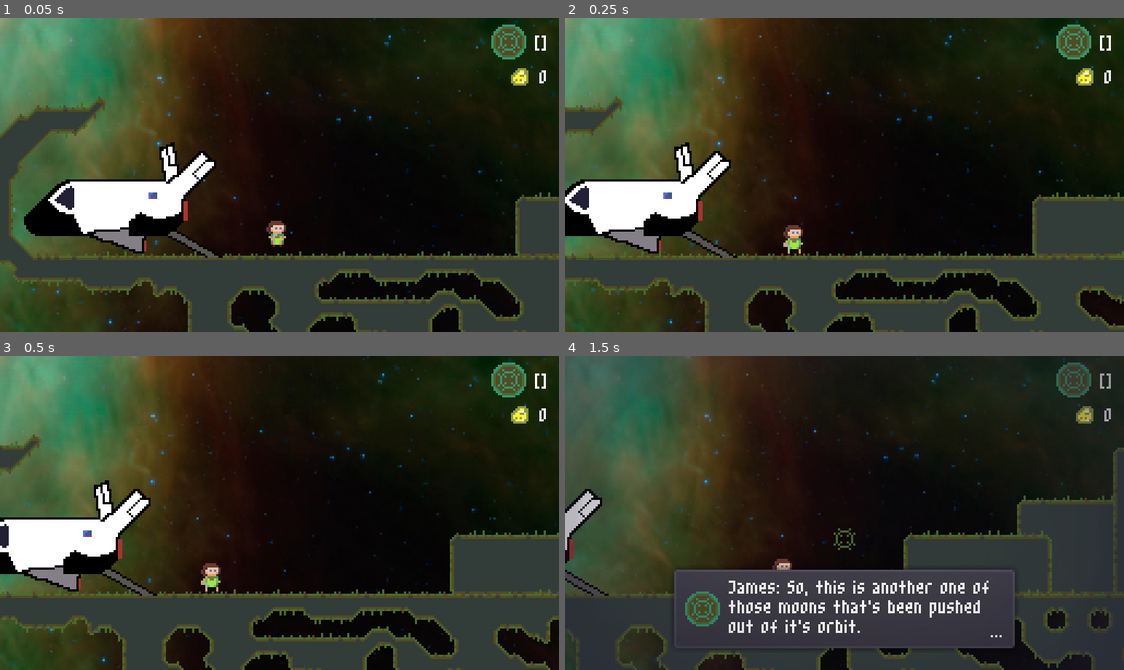
Above: before the commit, frames 1-4 (two rows, left to right).
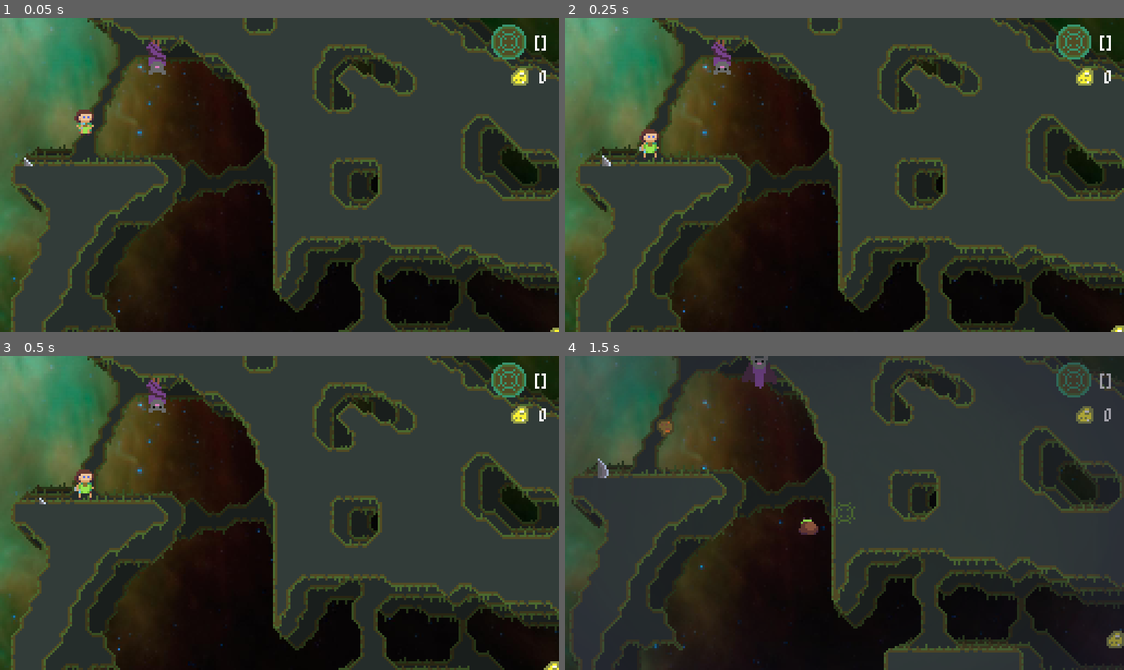
Above: after the commit, the same moments.

Repository: markopolojorgensen/github-gameoff-2020
Game: Godot game, scene res://game.tscn
Same seed, same stepped clock (60 frames per second), same inputs: the game is played once before the commit and once after it. The engine's default icon, where the game draws it, is replaced by a stand-in: a white triangle on a blue panel in a dark square.
Inputs:
- Up to frame 1 (0.05 s): no input
- Up to frame 2 (0.25 s): no input
- Up to frame 3 (0.5 s): no input
- Up to frame 4 (1.5 s): hold Right (ui_right) 0.53-1.28 s; hold C (clear_room_wells) 0.53-1.28 s; tap Space (jump) at 0.77 s; hold Down (ui_down) from 1.28 s (still down); tap Z (gravity_well_mode) at 1.35 s

The runs differ from the first frame. In frame 1, 70% of the frame differs, in the area x 0-100%, y 0-100%; in frame 2, 67%; in frame 3, 66%; in frame 4, 60%.

Commit message:
some stuff

Diff:
--- a/enemies/shark/rock_throwing_shark.tscn
+++ b/enemies/shark/rock_throwing_shark.tscn
@@ -14,20 +14,20 @@
 
 [sub_resource type="SpriteFrames" id=1]
 animations = [ {
-"frames": [ ExtResource( 3 ), ExtResource( 5 ), ExtResource( 1 ), ExtResource( 2 ), ExtResource( 4 ), ExtResource( 2 ), ExtResource( 1 ), ExtResource( 5 ), ExtResource( 5 ) ],
-"loop": true,
-"name": "trawling",
-"speed": 7.0
+"frames": [ ExtResource( 12 ), ExtResource( 11 ), ExtResource( 10 ) ],
+"loop": false,
+"name": "down",
+"speed": 5.0
 }, {
 "frames": [ ExtResource( 3 ), ExtResource( 1 ), ExtResource( 4 ), ExtResource( 7 ), ExtResource( 8 ), ExtResource( 7 ), ExtResource( 4 ), ExtResource( 1 ), ExtResource( 3 ), ExtResource( 10 ) ],
 "loop": false,
 "name": "spike",
 "speed": 100.0
 }, {
-"frames": [ ExtResource( 12 ), ExtResource( 11 ), ExtResource( 10 ) ],
-"loop": false,
-"name": "down",
-"speed": 5.0
+"frames": [ ExtResource( 3 ), ExtResource( 5 ), ExtResource( 1 ), ExtResource( 2 ), ExtResource( 4 ), ExtResource( 2 ), ExtResource( 1 ), ExtResource( 5 ), ExtResource( 5 ) ],
+"loop": true,
+"name": "trawling",
+"speed": 7.0
 } ]
 
 [sub_resource type="CapsuleShape2D" id=2]
@@ -43,7 +43,7 @@
 position = Vector2( 0, -5 )
 frames = SubResource( 1 )
 animation = "trawling"
-frame = 6
+frame = 1
 playing = true
 
 [node name="edge_detector" type="RayCast2D" parent="."]
--- a/game.tscn
+++ b/game.tscn
@@ -81,6 +81,7 @@
 "plunger_listeners",
 ]]
 script = ExtResource( 10 )
+starting_level = 2
 initial_camera_path = NodePath("../super_mario_camera")
 
 [node name="parallax_background" type="ParallaxBackground" parent="."]
